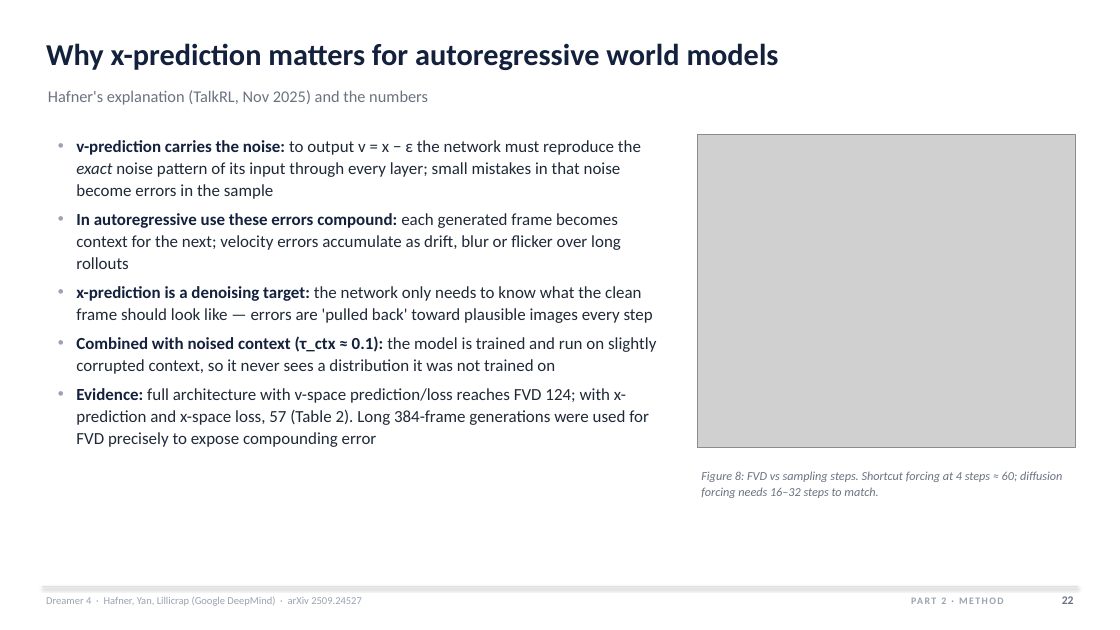
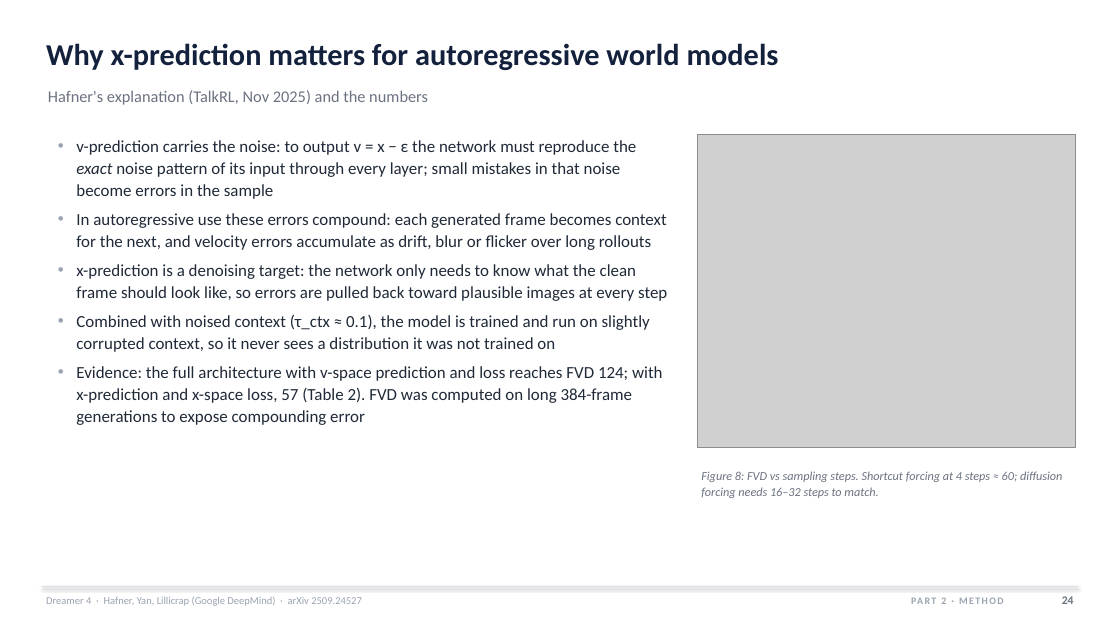
Before and after one commit to HarmannBitte/Dreamer-4, a slide deck: slide 24 of presentation/Dreamer4_Deep_Dive.pptx (slide 22 before the commit). Drawn at 1120x630 pixels with LibreOffice and Linux fonts; fonts in the diff are those of the drawing; grey boxes stand for pictures. Boxes give left, top, right and bottom in pixels: in the first picture for what was removed or moved away, otherwise in the second. Text is boxed around its words. In the diff, an @@ line names an element or a change of style, - is before the commit and + after.

Commit message:
Humanizer text pass over both decks (blader/humanizer v3); new slides: Algorithm 1 in full (eqs. 5-11); deep dive v7 (52 slides), final talk v2 (45 slides); v6 + final v1 renders archived in versions/

```diff
--- a/presentation/Dreamer4_Deep_Dive.pptx
+++ b/presentation/Dreamer4_Deep_Dive.pptx
@@ text at (x1=76, y1=140, x2=636, y2=199): text colour #14213D to #1F2937, bold off in "v-prediction carries the noise:" @@
@@ text at (x1=76, y1=213, x2=667, y2=425): text changed @@
-• In autoregressive use these errors compound: each generated frame becomes context for the next; velocity errors accumulate as drift, blur or flicker over long rollouts
-• x-prediction is a denoising target: the network only needs to know what the clean frame should look like — errors are 'pulled back' toward plausible images every step
-• Combined with noised context (τ_ctx ≈ 0.1): the model is trained and run on slightly corrupted context, so it never sees a distribution it was not trained on
-• Evidence: full architecture with v-space prediction/loss reaches FVD 124; with x-prediction and x-space loss, 57 (Table 2). Long 384-frame generations were used for FVD precisely to expose compounding error
+• In autoregressive use these errors compound: each generated frame becomes context for the next, and velocity errors accumulate as drift, blur or flicker over long rollouts
+• x-prediction is a denoising target: the network only needs to know what the clean frame should look like, so errors are pulled back toward plausible images at every step
+• Combined with noised context (τ_ctx ≈ 0.1), the model is trained and run on slightly corrupted context, so it never sees a distribution it was not trained on
+• Evidence: the full architecture with v-space prediction and loss reaches FVD 124; with x-prediction and x-space loss, 57 (Table 2). FVD was computed on long 384-frame generations to expose compounding error
@@ text at (x1=1062, y1=596, x2=1074, y2=604): text changed @@
-22
+24
```
Also in this commit, not shown: 47 other slides changed, 2 slides added, 18 other files.
